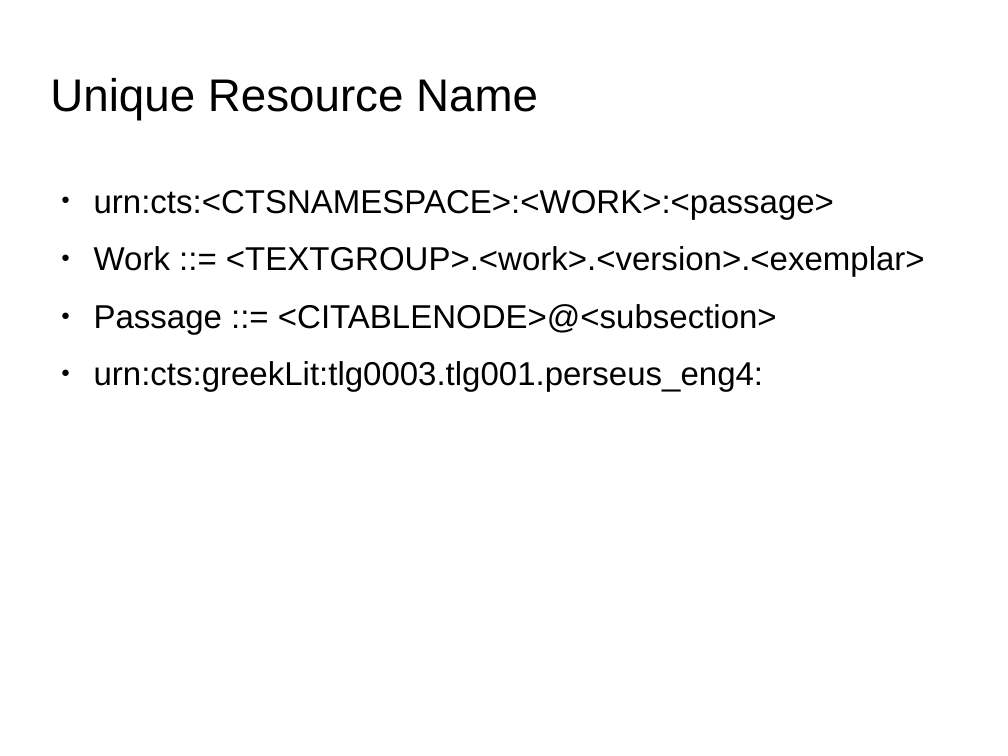
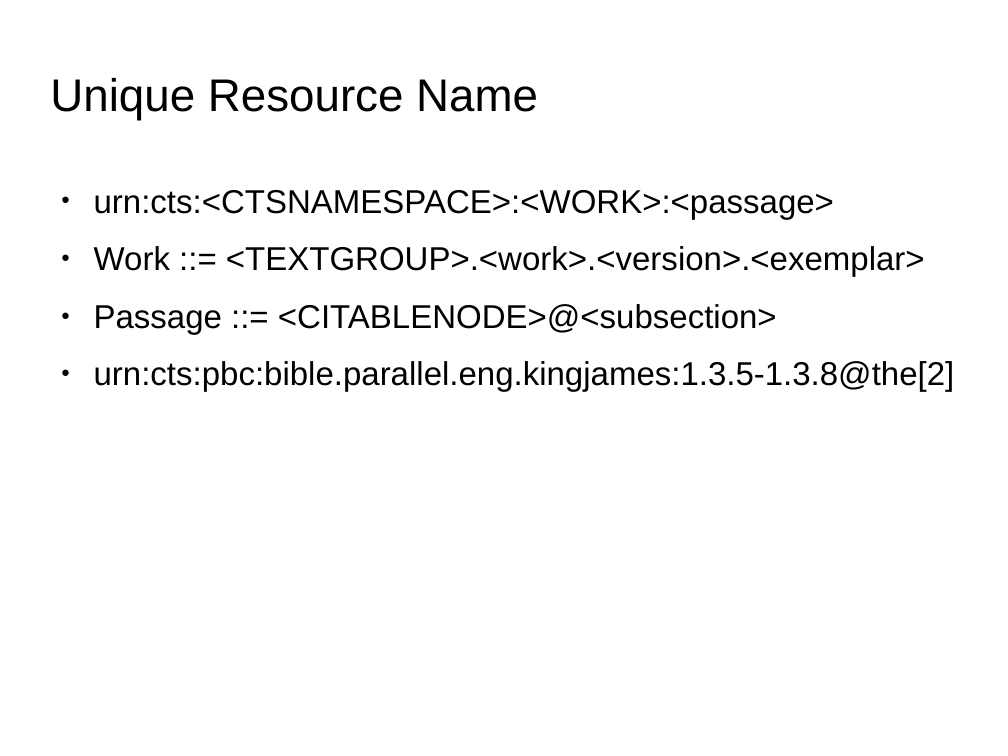
Before and after one commit to alkern/TeiRD, a slide deck: slide 8 of doc/präsentation.odp (slide 7 before the commit). Drawn at 1008x756 pixels with LibreOffice and Linux fonts; fonts in the diff are those of the drawing; background and template pictures are left out. Boxes give left, top, right and bottom in pixels: in the first picture for what was removed or moved away, otherwise in the second. Text is boxed around its words. In the diff, an @@ line names an element or a change of style, - is before the commit and + after.

```diff
--- a/doc/präsentation.odp
+++ b/doc/präsentation.odp
@@ text at bbox=[94, 361, 955, 392]: text changed @@
-● urn:cts:greekLit:tlg0003.tlg001.perseus_eng4:
+● urn:cts:pbc:bible.parallel.eng.kingjames:1.3.5-1.3.8@the[2]
```
Also in this commit, not shown: 6 other slides changed, 14 slides added, 5 other files.
